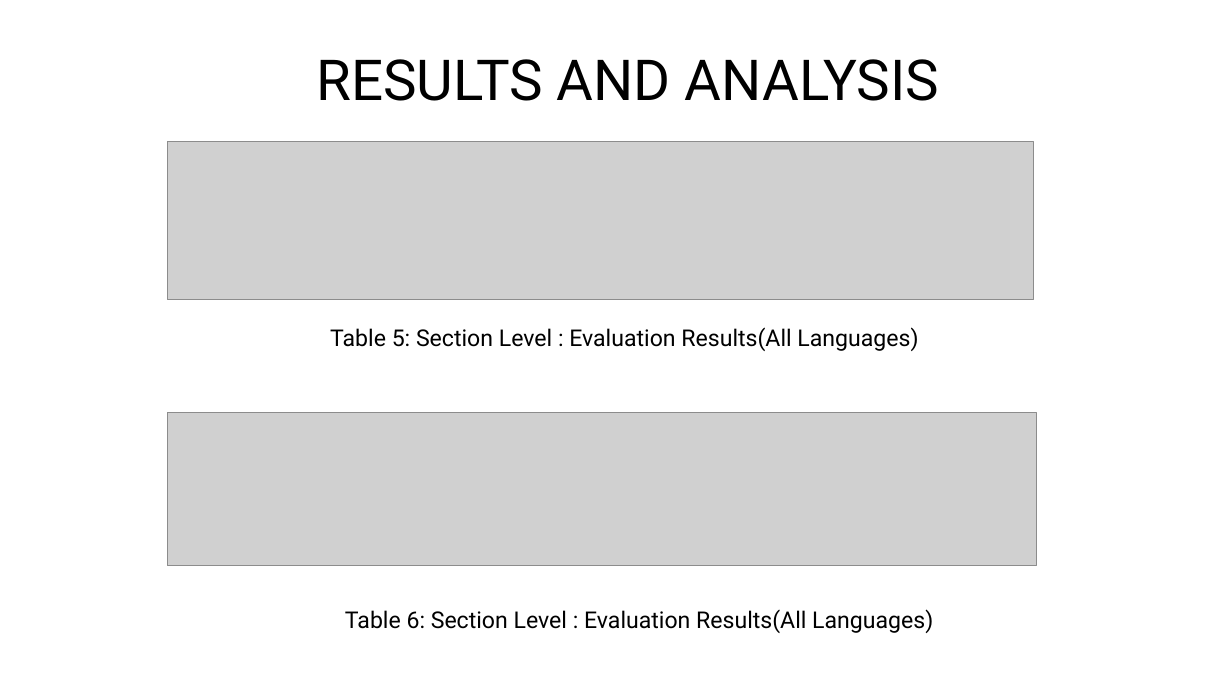
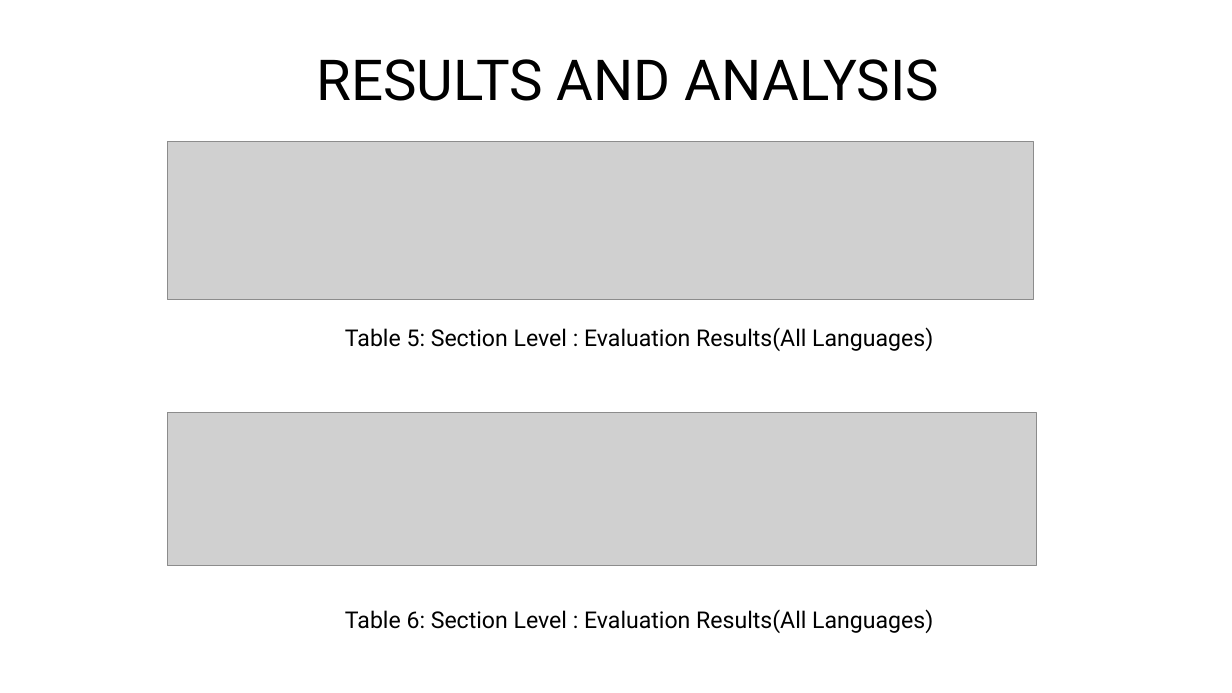
Before and after one commit to SujanaArikati/Repo1, a slide deck: slide 19 of Final_Internal_PPT.pptx. Drawn at 1232x693 pixels with LibreOffice and Linux fonts; fonts in the diff are those of the drawing; grey boxes stand for pictures. Boxes give left, top, right and bottom in pixels: in the first picture for what was removed or moved away, otherwise in the second. Text is boxed around its words. In the diff, an @@ line names an element or a change of style, - is before the commit and + after.

```diff
--- a/Final_Internal_PPT.pptx
+++ b/Final_Internal_PPT.pptx
@@ text "Table 5: Section Level : ...": place and size @@
-text "Table 5: Section Level : ..." at (330, 327, 918, 351)
+text "Table 5: Section Level : ..." at (345, 327, 933, 351)
```
Also in this commit, not shown: 1 other slide changed, 1 slide added.
